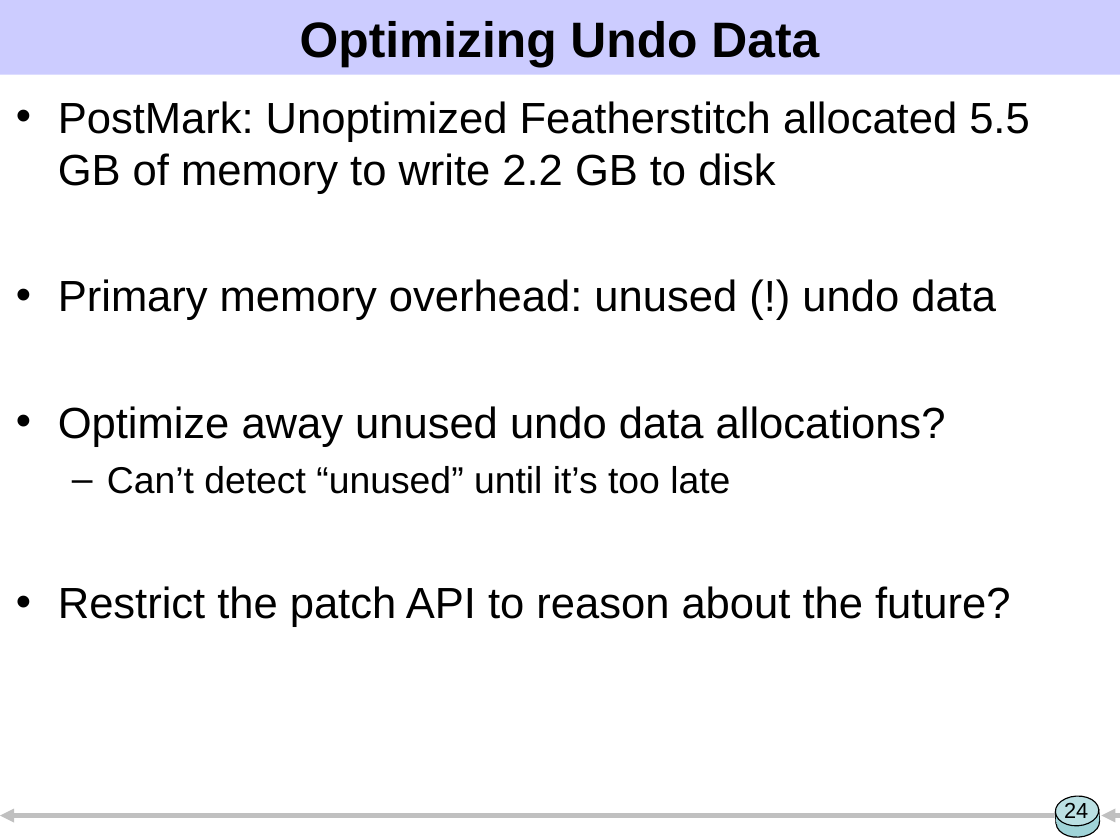
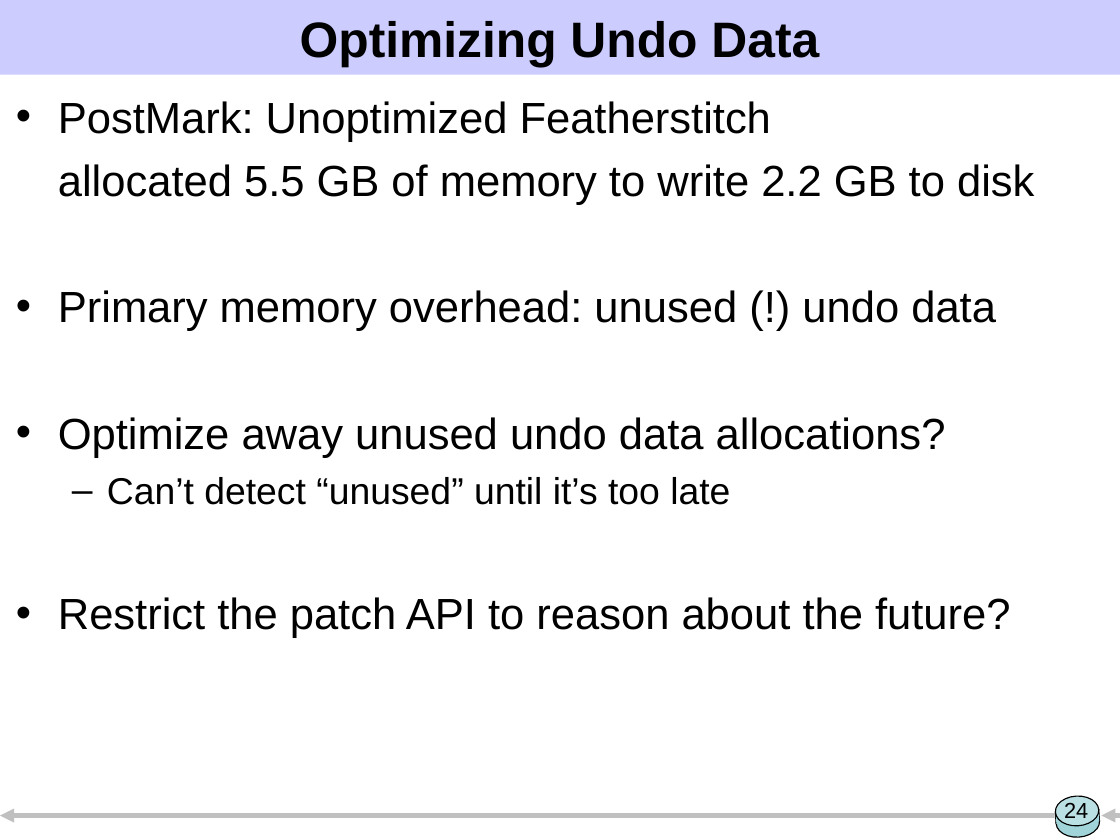
Before and after one commit to ucla-readable/fstitch-doc, a slide deck: slide 24 of sosp/pres.ppt. Drawn at 1120x840 pixels with LibreOffice and Linux fonts; fonts in the diff are those of the drawing. Boxes give left, top, right and bottom in pixels: in the first picture for what was removed or moved away, otherwise in the second. Text is boxed around its words. In the diff, an @@ line names an element or a change of style, - is before the commit and + after.

```diff
--- a/sosp/pres.ppt
+++ b/sosp/pres.ppt
@@ text at bbox=[58, 101, 1034, 205]: text changed @@
-• PostMark: Unoptimized Featherstitch allocated 5.5 GB of memory to write 2.2 GB to disk
+• PostMark: Unoptimized Featherstitch
+allocated 5.5 GB of memory to write 2.2 GB to disk
```
Also in this commit, not shown: 16 other slides changed, 1 slide added, 1 slide removed.
